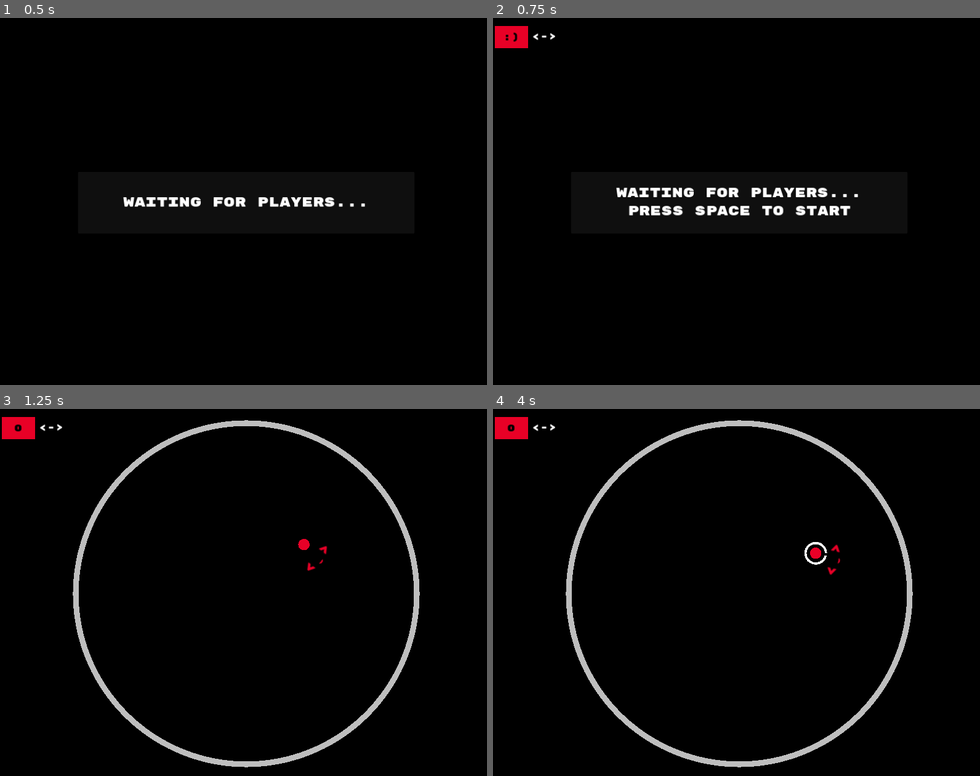
Above: before the commit, frames 1-4 (two rows, left to right).
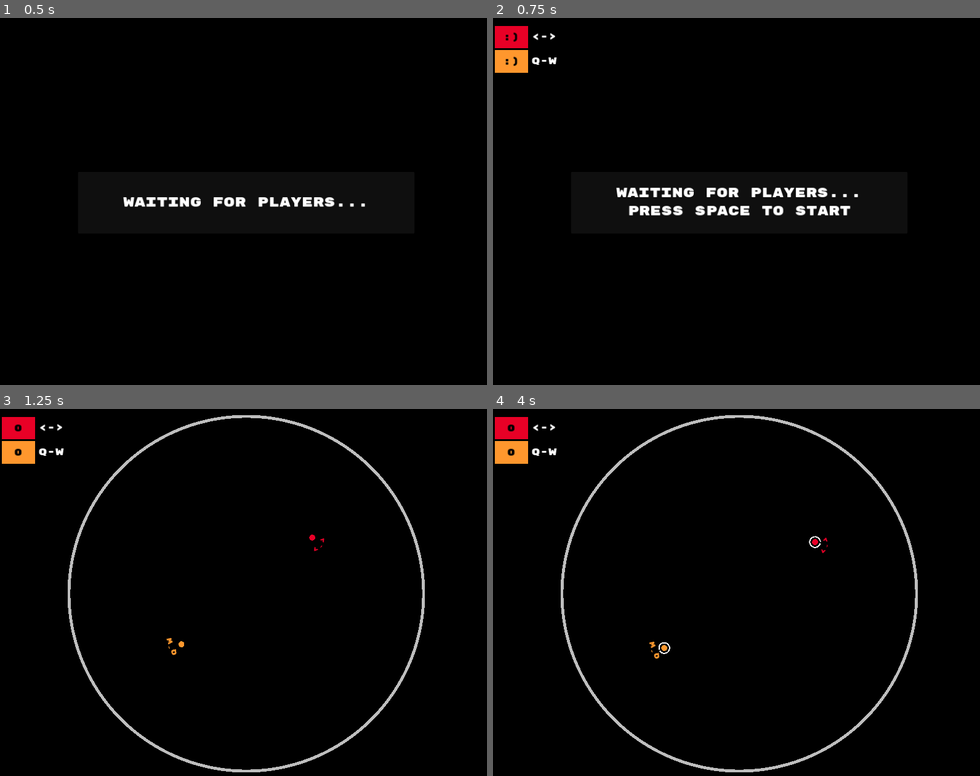
Above: after the commit, the same moments.

Repository: brainrake/CurveLife
Game: Godot game, scene res://game.tscn
Same seed, same stepped clock (60 frames per second), same inputs: the game is played once before the commit and once after it.
Inputs:
- Up to frame 1 (0.5 s): no input
- Up to frame 2 (0.75 s): tap Enter (ui_accept) at 0.5 s; hold Right from 0.53 s (still down); tap Q at 0.6 s
- Up to frame 3 (1.25 s): keep holding Right; tap Enter (ui_accept) at 0.77 s; tap Z at 0.8 s
- Up to frame 4 (4 s): tap Enter (ui_accept) at 1.25, 1.52, 2, 2.75, 3.02, 3.5, 3.77 s; release Right at 1.28 s; hold S 1.28-2.03 s; tap Z at 1.35 s; tap X at 1.55, 2.1 s; hold Right 2.03-2.78 s; tap O at 2.3, 2.85 s; hold W 2.78-3.53 s; tap P at 3.05, 3.6 s; hold Left from 3.53 s (still down); tap N at 3.8 s

Frame 1 is identical in both runs. In frame 2, 0.5% of the frame differs, in the area x 0-14%, y 8-15%; in frame 3, 5.9%; in frame 4, 6.0%, in the area x 0-88%, y 1-99%.

Commit message:
add controls, fmt

Diff:
--- a/src/controls.gd
+++ b/src/controls.gd
@@ -7,10 +7,14 @@
   return ControlMap.new(JOY_BUTTON_A, JOY_BUTTON_B, JOY_AXIS_RIGHT_X, device)
 
 var maps = [
+  ControlMap.new(KEY_Q, KEY_W),
   ControlMap.new(KEY_A, KEY_S),
+  ControlMap.new(KEY_Z, KEY_X),
   ControlMap.new(KEY_F, KEY_G),
   ControlMap.new(KEY_J, KEY_K),
   ControlMap.new(KEY_LEFT, KEY_RIGHT),
+  ControlMap.new(KEY_O, KEY_P),
+  ControlMap.new(KEY_N, KEY_M),
   controller_map(0),
   controller_map(1),
   controller_map(2),
